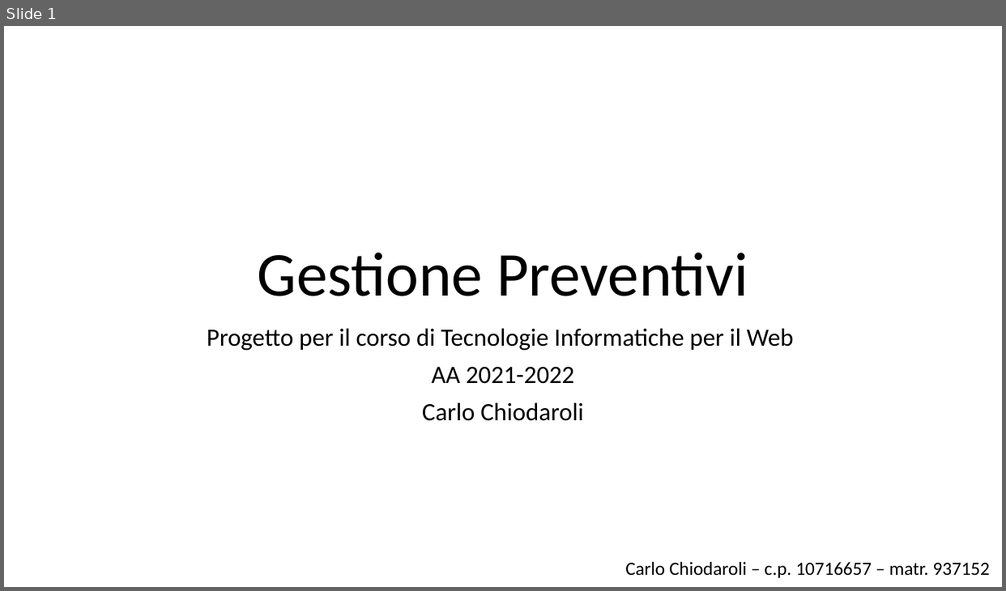
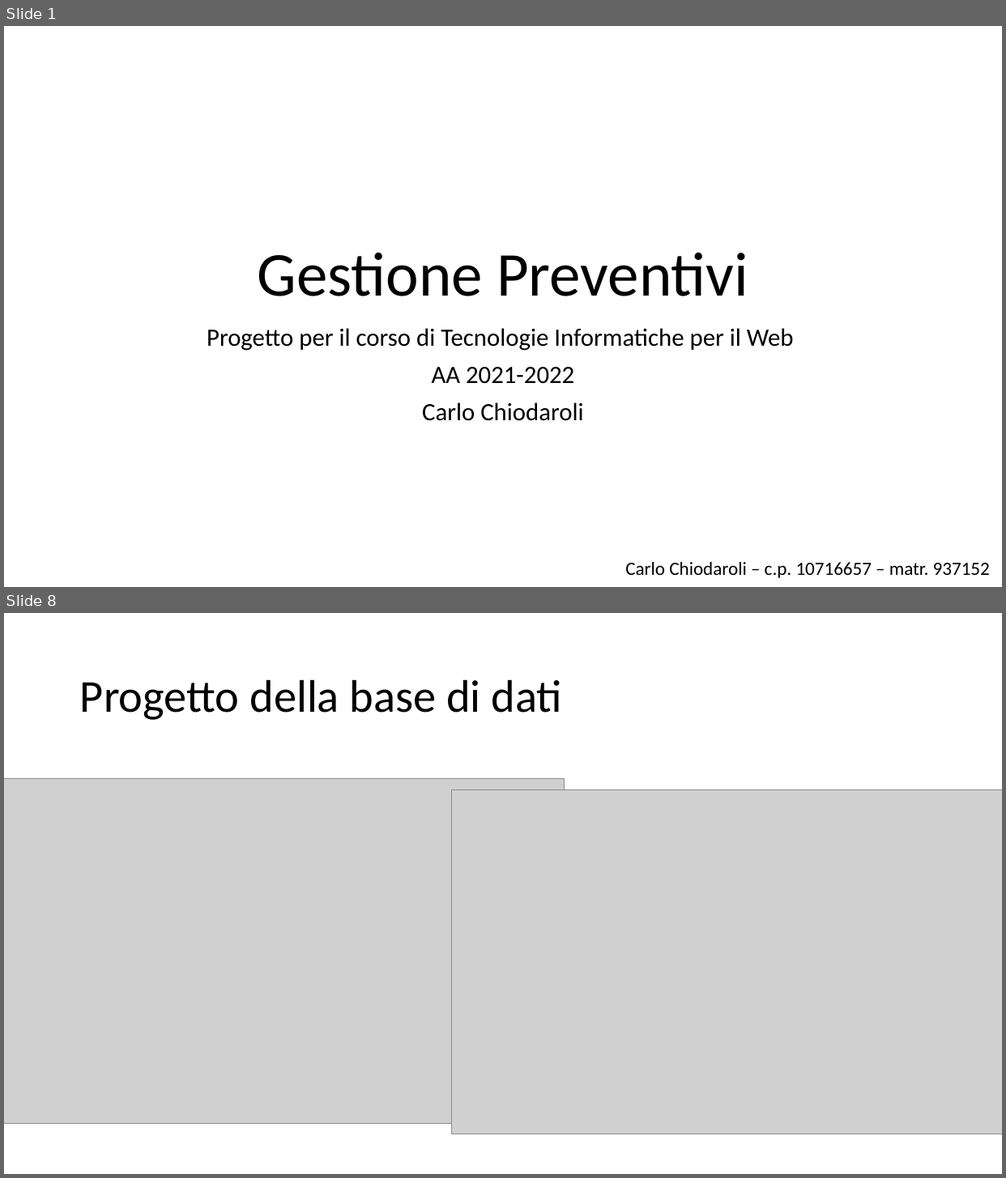
Before and after one commit to CarloChiodaroli/TIW-2022-HTML, a slide deck: data/Gestione Preventivi.pptx. Shown one above the other, each under a label of ours: slide 1 before the commit, slides 1 and 8 after it; the slides between them are not shown. The pictures are 1006x591 and 1006x1178 pixels, drawn with LibreOffice and Linux fonts; fonts in the diff are those of the drawing; grey boxes stand for pictures. Boxes give left, top, right and bottom in pixels: in the first picture for what was removed or moved away, otherwise in the second. Text is boxed around its words. In the diff, an @@ line names an element or a change of style, - is before the commit and + after.

```diff
--- a/data/Gestione Preventivi.pptx
+++ b/data/Gestione Preventivi.pptx
@@ slide 8 added at (x1=4, y1=613, x2=1002, y2=1174), background #FFFFFF @@
@@ title added at (x1=80, y1=679, x2=563, y2=720), 44 pt, text #000000 @@
+Progetto della base di dati
@@ picture added at (x1=4, y1=779, x2=565, y2=1123) @@
@@ picture added at (x1=452, y1=790, x2=1002, y2=1134) @@
```
Also in this commit, not shown: 2 slides changed, 19 other slides added, 1 other file.
